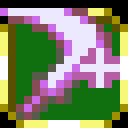
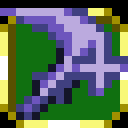
Comparing the layer stacks of the two 128px x 128px images. Changes:
painted on "Background" over [0, 8, 128, 120]
